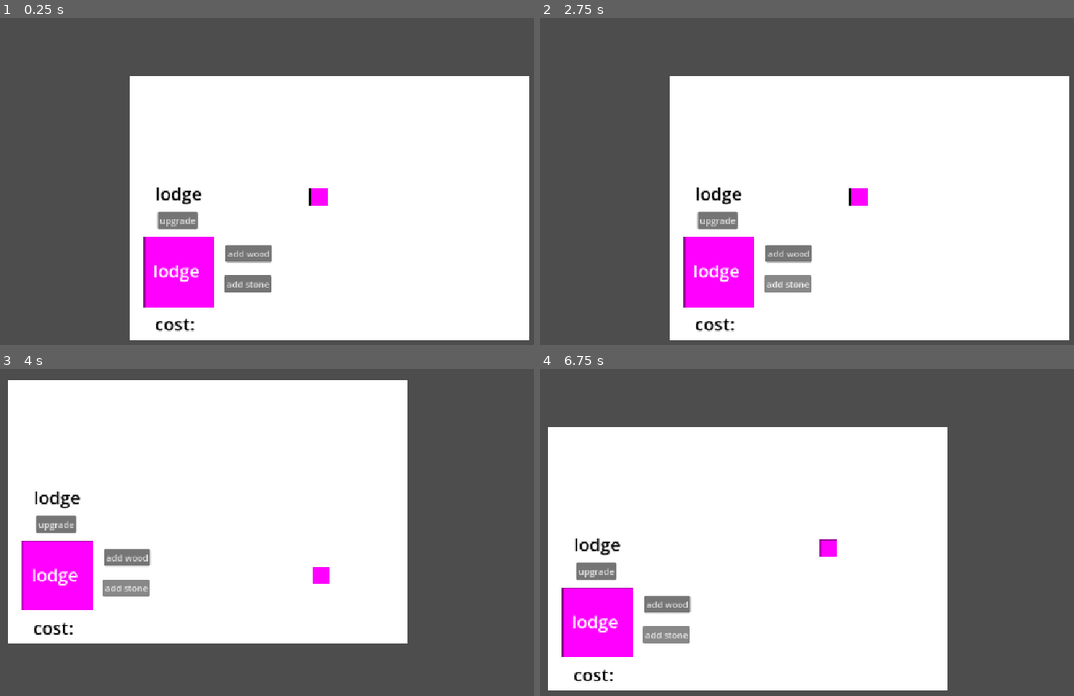
Above: before the commit, frames 1-4 (two rows, left to right).
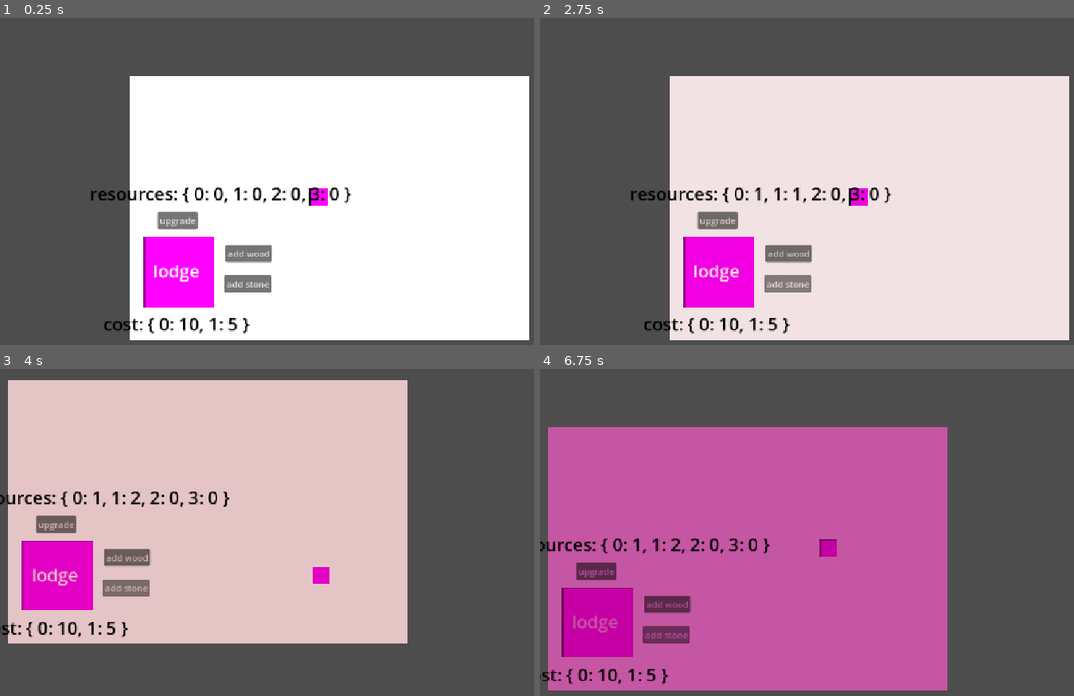
Above: after the commit, the same moments.

Repository: pesto-sauce/GMTK_2026
Game: Godot game, scene res://Scenes/world.tscn
Two runs of this game, one before a commit and one after it. Both use one fixed random seed, a clock stepped at 60 frames per second and the inputs below.
Inputs:
- Up to frame 1 (0.25 s): no input
- Up to frame 2 (2.75 s): click "upgrade" at 0.5 s; click "add wood" at 1.25 s; click "add stone" at 2 s
- Up to frame 3 (4 s): tap Enter at 2.75 s; hold D (move_right) 2.78-3.53 s; hold S (move_down) from 3.53 s (still down)
- Up to frame 4 (6.75 s): release S (move_down) at 4.28 s; hold D (move_right) 4.28-5.03 s; hold W (move_up) 5.03-5.78 s; hold A (move_left) from 5.78 s (still down)

The runs differ from the first frame. In frame 1, 1.4% of the frame differs, in the area x 16-66%, y 51-97%; in frame 2, 59%; in frame 3, 60%; in frame 4, 60%, in the area x 0-77%, y 17-99%.
Error before the commit: Parse Error: Member "lodge_upgraded" is not a function. (res://Scripts/lodge.gd:44)

Commit message:
feat: Add dynamic day/night cycle to scenes

Diff:
--- a/src/Autoload/game_manager.gd
+++ b/src/Autoload/game_manager.gd
@@ -1,4 +1,7 @@
 extends Node
+
+var time: float
+var day: int
 
 enum Item {
 	WOOD,
--- /dev/null
+++ b/src/Scenes/day_night.tscn
@@ -0,0 +1,15 @@
+[gd_scene format=3 uid="uid://doaufgbkuupix"]
+
+[ext_resource type="Script" uid="uid://chxx10ujwuryy" path="res://Scripts/day_night.gd" id="1_mvrpg"]
+
+[sub_resource type="Gradient" id="Gradient_mvrpg"]
+offsets = PackedFloat32Array(0, 0.2951807, 0.48795182, 0.71686745, 1)
+colors = PackedColorArray(0, 0, 0.1882353, 1, 0.4209198, 0.07526366, 0.6568692, 1, 0.743683, 0.16596672, 0.6634277, 1, 0.8150418, 0.60501426, 0.61071867, 1, 1, 1, 1, 1)
+
+[sub_resource type="GradientTexture1D" id="GradientTexture1D_t3a5w"]
+gradient = SubResource("Gradient_mvrpg")
+
+[node name="day-night" type="CanvasModulate" unique_id=140441352]
+script = ExtResource("1_mvrpg")
+gradient_texture = SubResource("GradientTexture1D_t3a5w")
+day_length_in_minutes = 0.5
--- a/src/Scenes/world.tscn
+++ b/src/Scenes/world.tscn
@@ -2,6 +2,7 @@
 
 [ext_resource type="PackedScene" uid="uid://vnxrh8c73g73" path="res://Scenes/player.tscn" id="1_a02cp"]
 [ext_resource type="PackedScene" uid="uid://ctsqu7r3hgdhl" path="res://Scenes/lodge.tscn" id="2_go701"]
+[ext_resource type="PackedScene" uid="uid://doaufgbkuupix" path="res://Scenes/day_night.tscn" id="3_5a7ea"]
 
 [node name="World" type="Node2D" unique_id=666092019]
 
@@ -15,3 +16,5 @@
 
 [node name="Lodge" parent="." unique_id=615753691 instance=ExtResource("2_go701")]
 position = Vector2(-253, 135)
+
+[node name="day-night" parent="." unique_id=140441352 instance=ExtResource("3_5a7ea")]
--- /dev/null
+++ b/src/Scripts/day_night.gd
@@ -0,0 +1,25 @@
+extends CanvasModulate
+
+@export var gradient_texture: GradientTexture1D
+@export var day_length_in_minutes: float = 5.0
+@export var initial_hour: float = 12.0
+
+var time: float = 0.0
+var day: int = 0
+
+func _ready() -> void:
+	time = initial_hour / 24.0
+
+func _process(delta: float) -> void:
+	time += delta / (day_length_in_minutes * 60.0)
+
+	if time >= 1.0:
+		time -= 1.0
+		day += 1
+
+	# Send time to GameManager in 0-24 hour scale
+	GameManager.time = time * 24.0
+	GameManager.day = day
+
+	var value: float = (sin(time * 2.0 * PI - PI / 2.0) + 1.0) / 2.0
+	self.color = gradient_texture.gradient.sample(value)
--- a/src/Scripts/lodge.gd
+++ b/src/Scripts/lodge.gd
@@ -41,7 +41,7 @@
 		GameManager.inv_remove_item(resource, cost[resource])
 
 	tier += 1
-	SignalBus.lodge_upgraded(tier)
+	SignalBus.lodge_upgraded.emit(tier)
 
 	return true
 
Not shown, added: src/Scripts/day_night.gd.uid
